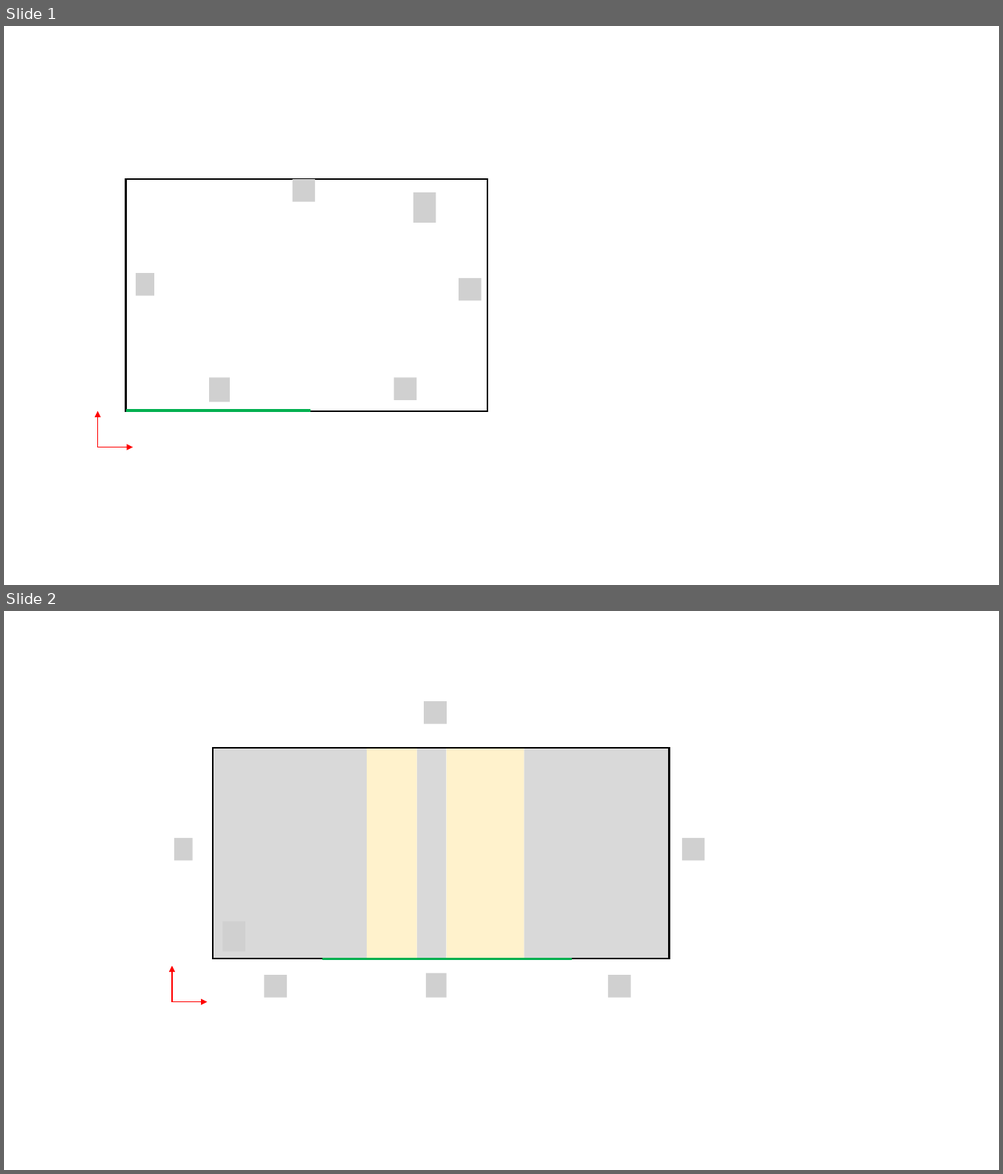
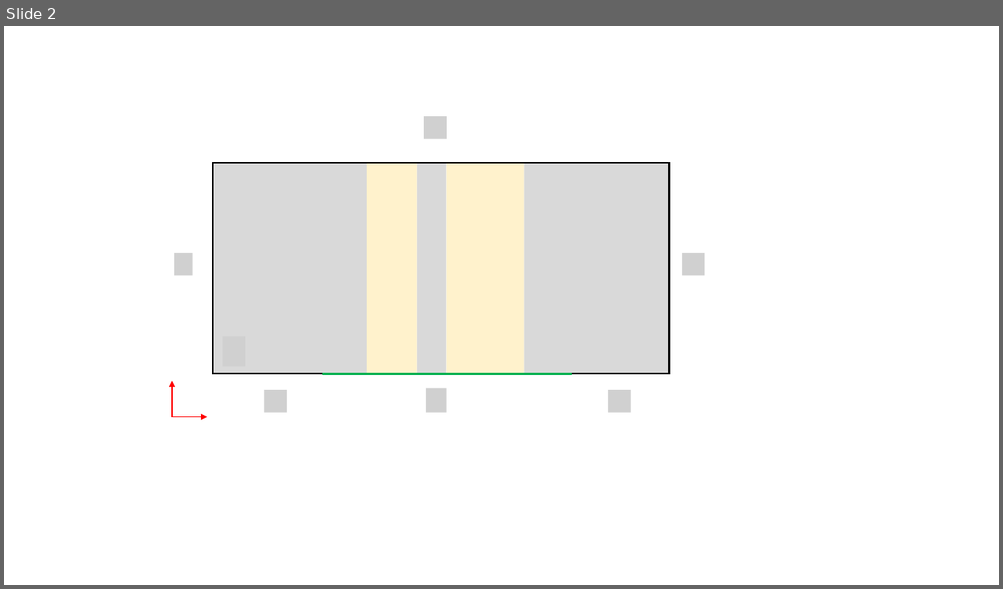
Before and after one commit to Ivashchenkospb/Diploma, a slide deck: Illustrations.pptx. Shown one above the other, each under a label of ours: slides 1 and 2 before the commit, slide 2 after it. The pictures are 1003x1174 and 1003x589 pixels, drawn with LibreOffice and Linux fonts; fonts in the diff are those of the drawing; grey boxes stand for pictures; background and template pictures are left out. Boxes give left, top, right and bottom in pixels: in the first picture for what was removed or moved away, otherwise in the second. Text is boxed around its words. In the diff, an @@ line names an element or a change of style, - is before the commit and + after.

```diff
--- a/Illustrations.pptx
+++ b/Illustrations.pptx
@@ slide 1 removed at <box>4,26,999,585</box>, background #FFFFFF @@
@@ rectangle removed at <box>125,179,487,411</box> @@
@@ picture removed at <box>293,179,315,201</box> @@
@@ picture removed at <box>413,192,435,222</box> @@
@@ picture removed at <box>136,273,155,295</box> @@
@@ picture removed at <box>458,278,481,301</box> @@
@@ picture removed at <box>209,378,230,403</box> @@
@@ picture removed at <box>393,378,417,400</box> @@
@@ arrow removed from (98, 448) to (98, 412) @@
@@ line removed from (125, 411) to (310, 411) @@
@@ arrow removed from (98, 448) to (133, 448) @@
```
Also in this commit, not shown: 2 slides added, 1 other slide removed, 2 other files.
